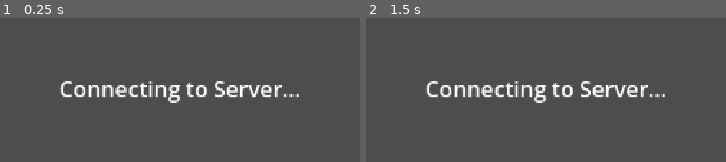
Above: before the commit, frames 1-2 (left to right).
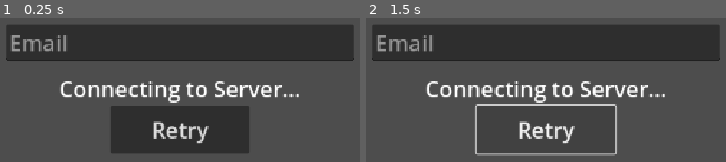
Above: after the commit, the same moments.

Repository: javibu13/10mtk
Game: Godot game, scene res://scenes/MainMenu.tscn
Same seed, same stepped clock (60 frames per second), same inputs: the game is played once before the commit and once after it.
Inputs (mouse positions are in pixels of both pictures, inside the frame that each line leads up to):
- Up to frame 1 (0.25 s): no input
- Up to frame 2 (1.5 s): click (546, 130) at 0.5 s, where only the run after the commit has a clickable "Retry"; click (546, 130) at 1.25 s, where only the run after the commit has a clickable "Retry"

The runs differ from the first frame. In frame 1, 36% of the frame differs, in the area x 1-99%, y 4-94%; in frame 2, 26%.

Commit message:
Add visual debug messages at server scene

Diff:
--- a/scenes/MainMenu.tscn
+++ b/scenes/MainMenu.tscn
@@ -13,6 +13,7 @@
 script = ExtResource("1_yqorp")
 
 [node name="TryingToConnect_VBoxContainer" type="VBoxContainer" parent="."]
+visible = false
 layout_mode = 1
 anchors_preset = 15
 anchor_right = 1.0
@@ -62,8 +63,7 @@
 theme_override_font_sizes/font_size = 32
 text = "Retry"
 
-[node name="VBoxContainer" type="VBoxContainer" parent="."]
-visible = false
+[node name="Login_VBoxContainer" type="VBoxContainer" parent="."]
 layout_mode = 1
 anchors_preset = 15
 anchor_right = 1.0
@@ -77,7 +77,20 @@
 theme_override_constants/separation = 64
 alignment = 1
 
-[node name="client_button" type="Button" parent="VBoxContainer"]
+[node name="LineEdit" type="LineEdit" parent="Login_VBoxContainer"]
+custom_minimum_size = Vector2(500, 0)
 layout_mode = 2
-theme_override_font_sizes/font_size = 64
-text = "Client"
+size_flags_horizontal = 4
+theme_override_font_sizes/font_size = 32
+placeholder_text = "Email"
+max_length = 100
+emoji_menu_enabled = false
+virtual_keyboard_type = 5
+caret_blink = true
+
+[node name="Login_Button" type="Button" parent="Login_VBoxContainer"]
+custom_minimum_size = Vector2(200, 69)
+layout_mode = 2
+size_flags_horizontal = 4
+theme_override_font_sizes/font_size = 32
+text = "Retry"
--- a/scenes/Server.tscn
+++ b/scenes/Server.tscn
@@ -2,5 +2,18 @@
 
 [ext_resource type="Script" uid="uid://c8ecwwooxd4hc" path="res://scripts/server/server.gd" id="1_r1sct"]
 
-[node name="Node" type="Node"]
+[node name="Node" type="Node" node_paths=PackedStringArray("vbox_container_print")]
 script = ExtResource("1_r1sct")
+vbox_container_print = NodePath("ScrollContainer/VBoxContainer")
+
+[node name="ScrollContainer" type="ScrollContainer" parent="."]
+anchors_preset = 15
+anchor_right = 1.0
+anchor_bottom = 1.0
+grow_horizontal = 2
+grow_vertical = 2
+size_flags_horizontal = 3
+size_flags_vertical = 3
+
+[node name="VBoxContainer" type="VBoxContainer" parent="ScrollContainer"]
+layout_mode = 2
--- a/scripts/autoload/network_manager.gd
+++ b/scripts/autoload/network_manager.gd
@@ -6,6 +6,7 @@
 signal connection_failed
 signal player_connected(id)
 signal player_disconnected(id)
+signal server_print_msg(msg)
 
 
 var ip_address := "127.0.0.1"
@@ -26,8 +27,9 @@
 		if "--maxplayers" in args:
 			var max_players_index: int = args.find("--maxplayers")
 			max_players = args.get(max_players_index + 1).to_int()
+		get_tree().change_scene_to_file.call_deferred("res://scenes/Server.tscn")
+		await get_tree().create_timer(1.0).timeout  # Wait for server scene load
 		create_server()
-		get_tree().change_scene_to_file.call_deferred("res://scenes/Server.tscn")
 		return
 	if "--client" in args:
 		print("Starting as CLIENT")
@@ -52,6 +54,7 @@
 	# Check server creation
 	if result != OK:
 		print("Error at server creation: ", result)
+		server_print_msg.emit("Error at server creation: " + result)
 		server_creation_failed.emit()
 		return false
 	# Assign peer
@@ -59,6 +62,7 @@
 	is_server_mode = true
 	# Notify server creation
 	print("Server created at port: ", port)
+	server_print_msg.emit("Server created at port: " + str(port))
 	server_created.emit()
 	return true
 
@@ -86,11 +90,13 @@
 
 func _on_peer_connected(id):
 	print("Player connected: ", id)
+	server_print_msg.emit("Player connected: " + id)
 	player_connected.emit(id)
 
 
 func _on_peer_disconnected(id):
 	print("Player disconnected: ", id)
+	server_print_msg.emit("Player disconnected: " + id)
 	player_disconnected.emit(id)
 
 
--- a/scripts/server/server.gd
+++ b/scripts/server/server.gd
@@ -1,11 +1,20 @@
 extends Node
 
+@export var vbox_container_print: VBoxContainer
 
 # Called when the node enters the scene tree for the first time.
 func _ready() -> void:
+	NetworkManager.server_print_msg.connect(_on_server_print)
 	print("Server working ⚙️...")
+	_on_server_print("Server working ⚙️...")
 
 
 # Called every frame. 'delta' is the elapsed time since the previous frame.
 func _process(delta: float) -> void:
 	pass
+
+
+func _on_server_print(msg: String):
+	var new_label := Label.new()
+	new_label.text = msg
+	vbox_container_print.add_child(new_label)
Not shown, changed: export_presets.cfg
